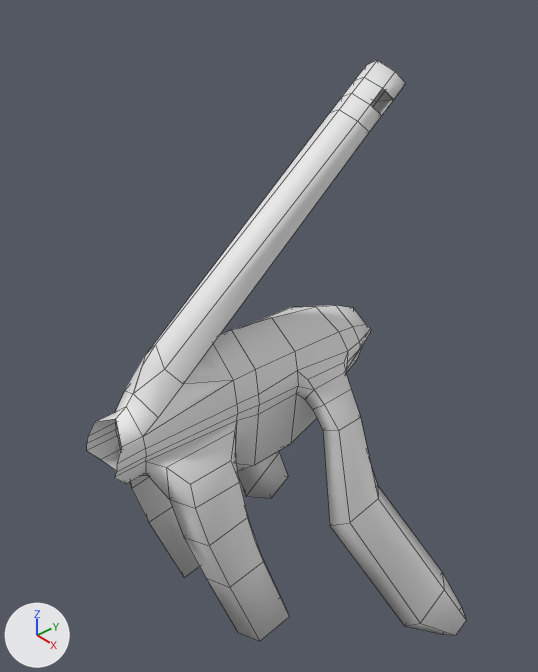
Two versions of the Blender file broken/blender/brokendev.blend, one commit apart.
Both versions are drawn from a 50 mm lens placed at (13.0, -11.0, 12.1), pointed at (-0.6, 1.0, 0.9). Lighting does not change. The marker at lower left points along +X, +Y and +Z. Mesh edges are drawn as thin lines.

Names of what the first picture shows: 'fluff'.
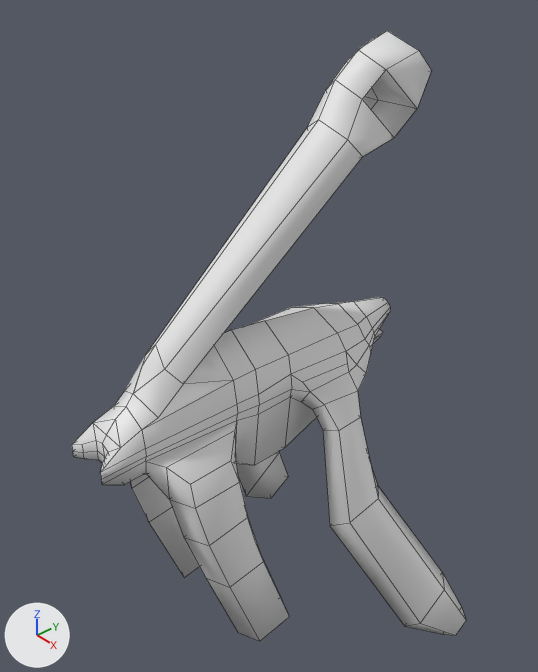
Location of each change, (x1, y1, x2, y2) in pixels of the pictures (538 x 672 px):
'fluff', reshaped: before (87, 60, 466, 641); after (72, 31, 466, 641)
part 1 of me_fluffmesh, built on: before (144, 305, 371, 475); after (144, 297, 390, 475)
part 2 of me_fluffmesh, built on: before (87, 380, 236, 484); after (72, 380, 236, 485)
part 3 of me_fluffmesh, built on: before (147, 60, 406, 384); after (147, 31, 432, 384)

What changed in the scene script:
```text
Change me_fluffmesh:
    used by ob_fluff; location = (0.0, 0.0, 0.0); rotation_euler = (0.0, 0.0, 1.571), in degrees (0, 0, 90)
    remove me_fluffmesh.from_pydata(...)  # 132 vertices, 111 faces; spans x -4.9..5.6, y -4.9..0.0, z -10.5..8.1
    add me_fluffmesh.from_pydata(...)  # 162 vertices, 141 faces; spans x -5.3..5.6, y -4.9..0.0, z -10.5..8.8
    me_fluffmesh part 1
    1 vertex is removed from x 3.9, y -0.7, z 0.5
    13 faces are deleted
    6 vertices in x 0.6, y -1.1..0.0, z -1.9..2.0 move by (-0.3, 0.0, 0.0)
    4 vertices in x -1.4..2.5, y 0.0, z -2.7..-2.1 move by (0.0, 0.0, 0.4)
    24 vertices move from x 0.6..3.9, y -1.8..0.0, z -2.7..1.7 to x 0.3..5.3, y -1.9..0.0, z -2.3..1.7
    17 vertices are added at x 2.4..5.3, y -1.8..0.0, z -0.5..1.4
    28 new faces join them
    me_fluffmesh part 2
    4 vertices move from x -4.9..-4.1, y -0.7..-0.6, z 0.0..0.8 to x -5.3..-4.1, y -0.7..-0.6, z 0.0..1.0
    10 vertices are added at x -5.1..-4.7, y -0.5..0.0, z -0.2..0.8
    11 new faces join them
    me_fluffmesh part 3
    5 faces are deleted
    13 vertices move from x 2.9..4.7, y -0.7..0.0, z 6.4..8.1 to x 2.1..5.4, y -1.1..0.0, z 5.7..8.8
    4 vertices are added at (3.4, 0.0, 8.5), (4.9, 0.0, 6.6), (4.1, 0.0, 6.1), (3.2, 0.0, 7.4)
    9 new faces join them
```
